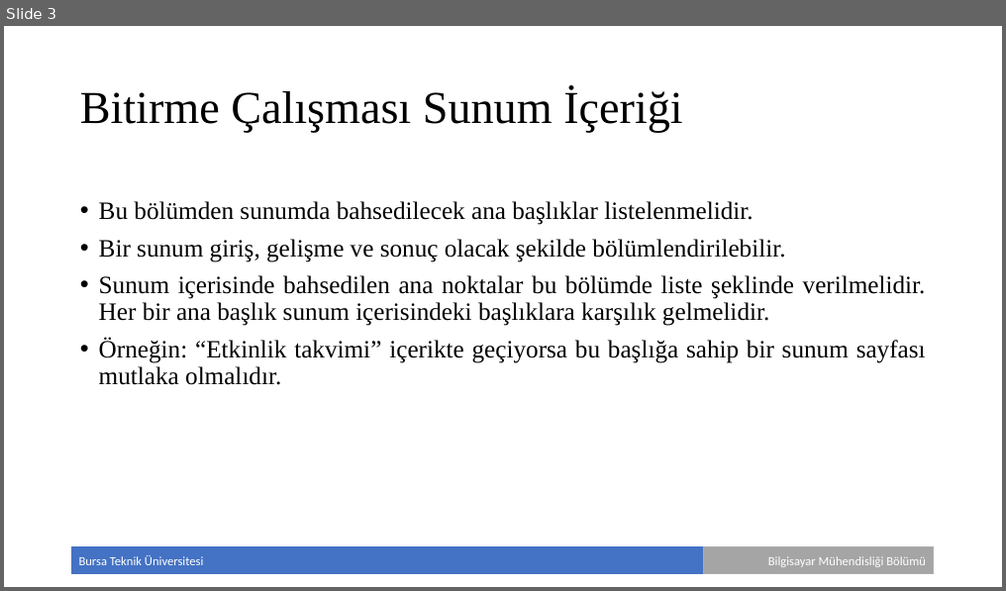
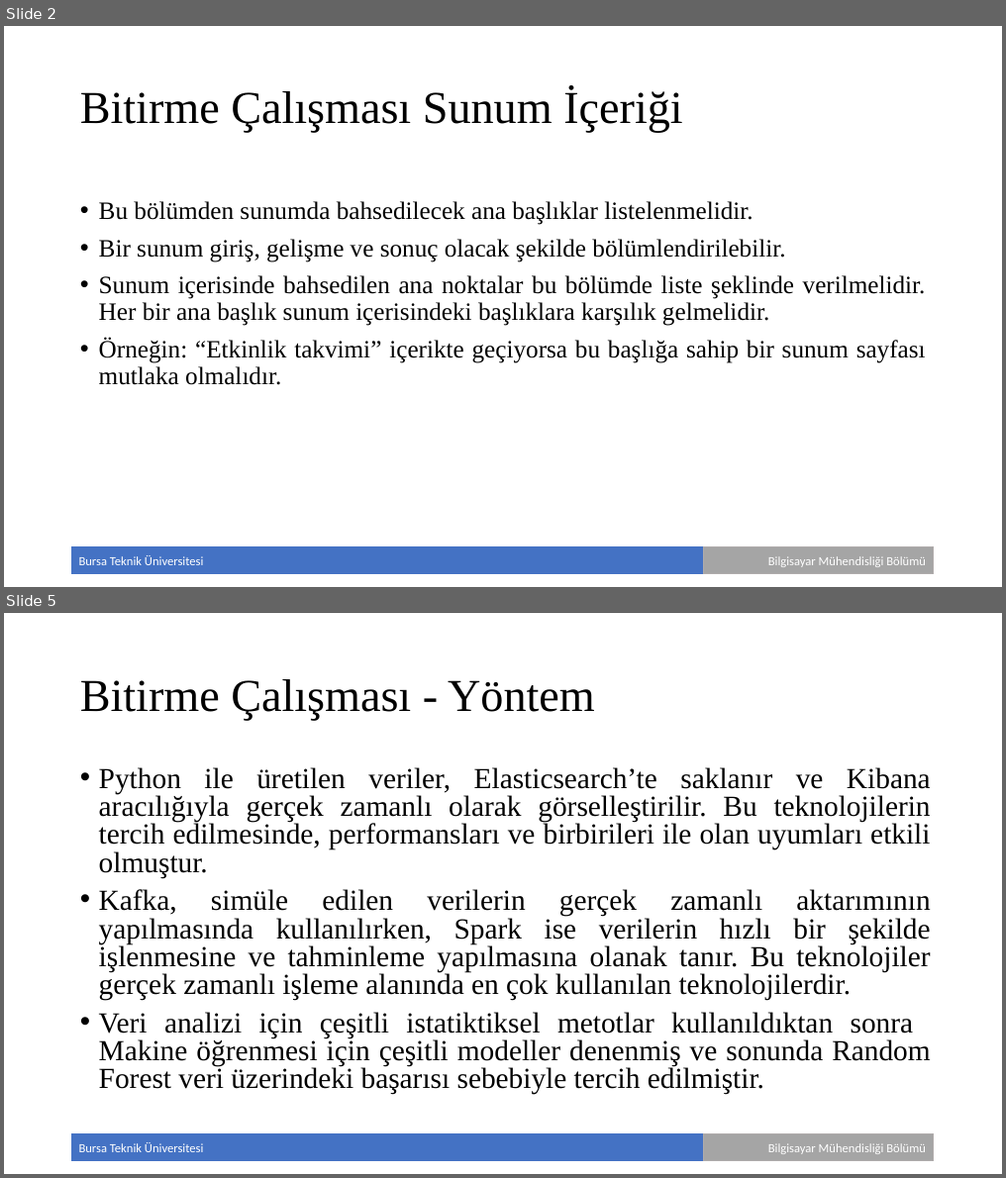
Before and after one commit to selcuksan/bitirme-projesi, a slide deck: documentation/Bitirme Çalışması - Sunum.pptx. Shown one above the other, each under a label of ours: slide 3 before the commit, slides 2 and 5 after it; the slides between them are not shown. The pictures are 1006x591 and 1006x1178 pixels, drawn with LibreOffice and Linux fonts; fonts in the diff are those of the drawing; background and template pictures are left out. Boxes give left, top, right and bottom in pixels: in the first picture for what was removed or moved away, otherwise in the second. Text is boxed around its words. In the diff, an @@ line names an element or a change of style, - is before the commit and + after.

```diff
--- a/documentation/Bitirme Çalışması - Sunum.pptx
+++ b/documentation/Bitirme Çalışması - Sunum.pptx
@@ slide 5 added at [4,613,1002,1174], background #FFFFFF; not listed: 2 template elements that a slide beside it also shows @@
@@ title added at [80,679,595,721], 44 pt, text #000000 @@
+Bitirme Çalışması - Yöntem
@@ text added at [99,767,931,1095], 28 pt, text #000000 @@
+• Python ile üretilen veriler, Elasticsearch’te saklanır ve Kibana aracılığıyla gerçek zamanlı olarak görselleştirilir. Bu teknolojilerin tercih edilmesinde, performansları ve birbirileri ile olan uyumları etkili olmuştur.
+• Kafka, simüle edilen verilerin gerçek zamanlı aktarımının yapılmasında kullanılırken, Spark ise verilerin hızlı bir şekilde işlenmesine ve tahminleme yapılmasına olanak tanır. Bu teknolojiler gerçek zamanlı işleme alanında en çok kullanılan teknolojilerdir.
+• Veri analizi için çeşitli istatiktiksel metotlar kullanıldıktan sonra Makine öğrenmesi için çeşitli modeller denenmiş ve sonunda Random Forest veri üzerindeki başarısı sebebiyle tercih edilmiştir.
@@ what was slide 3 is now slide 2 @@
```
Also in this commit, not shown: 3 slides changed, 3 other slides added, 3 slides removed, 6 other files.
